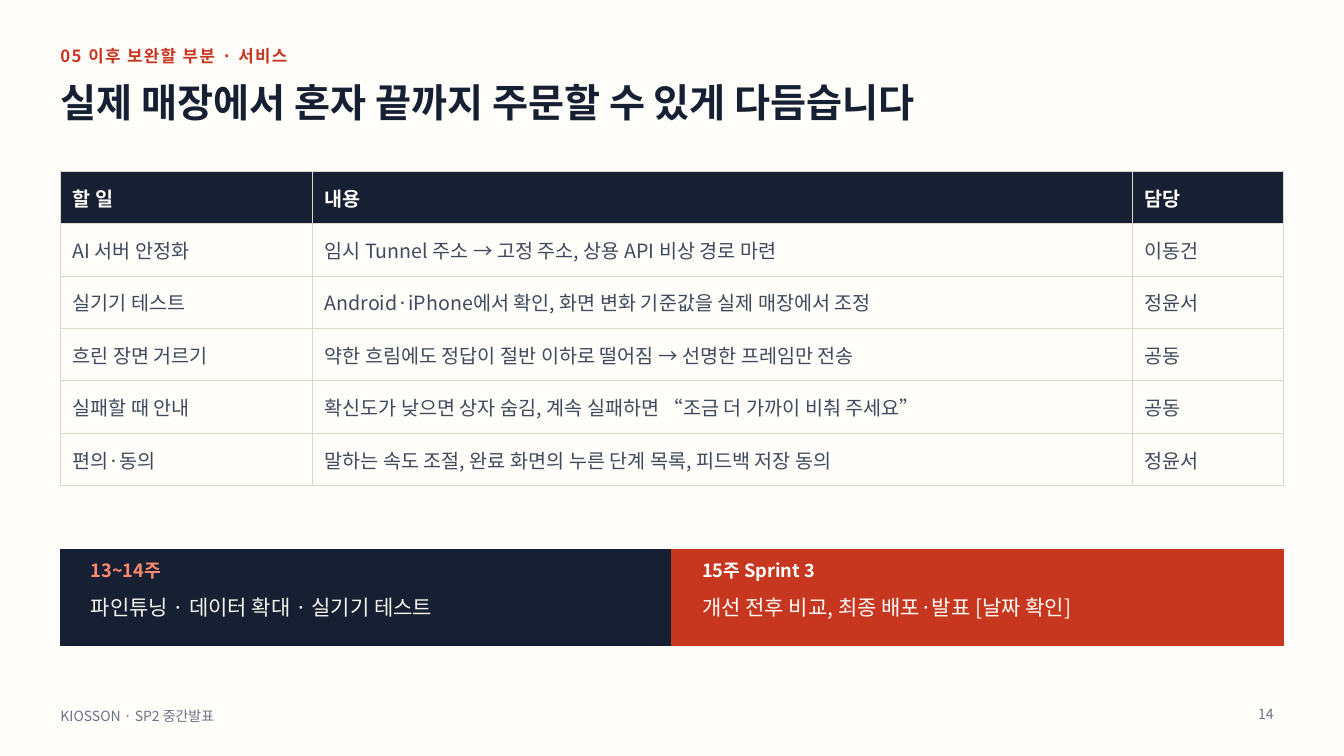
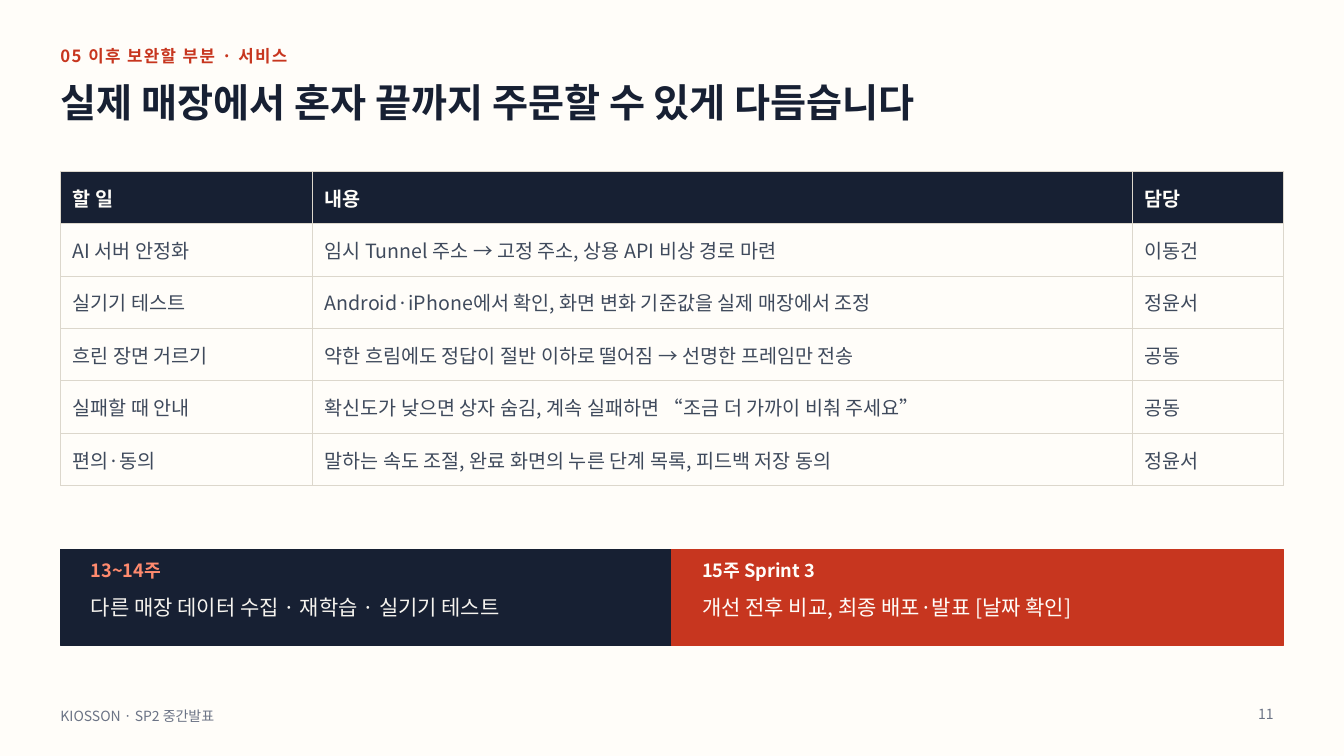
Before and after one commit to TeamProjectAIServiceDevelop/team-project, a slide deck: slide 11 of 자료/중간발표/중간발표.pptx (slide 14 before the commit). Drawn at 1344x756 pixels with LibreOffice and Linux fonts; fonts in the diff are those of the drawing. Boxes give left, top, right and bottom in pixels: in the first picture for what was removed or moved away, otherwise in the second. Text is boxed around its words. In the diff, an @@ line names an element or a change of style, - is before the commit and + after.

```diff
--- a/자료/중간발표/중간발표.pptx
+++ b/자료/중간발표/중간발표.pptx
@@ text at (91,597,500,617): text changed @@
-파인튜닝 · 데이터 확대 · 실기기 테스트
+다른 매장 데이터 수집 · 재학습 · 실기기 테스트
@@ page number at (1258,709,1274,719): text changed @@
-14
+11
```
Also in this commit, not shown: 6 other slides changed, 1 slide added, 4 slides removed, 2 other files.
